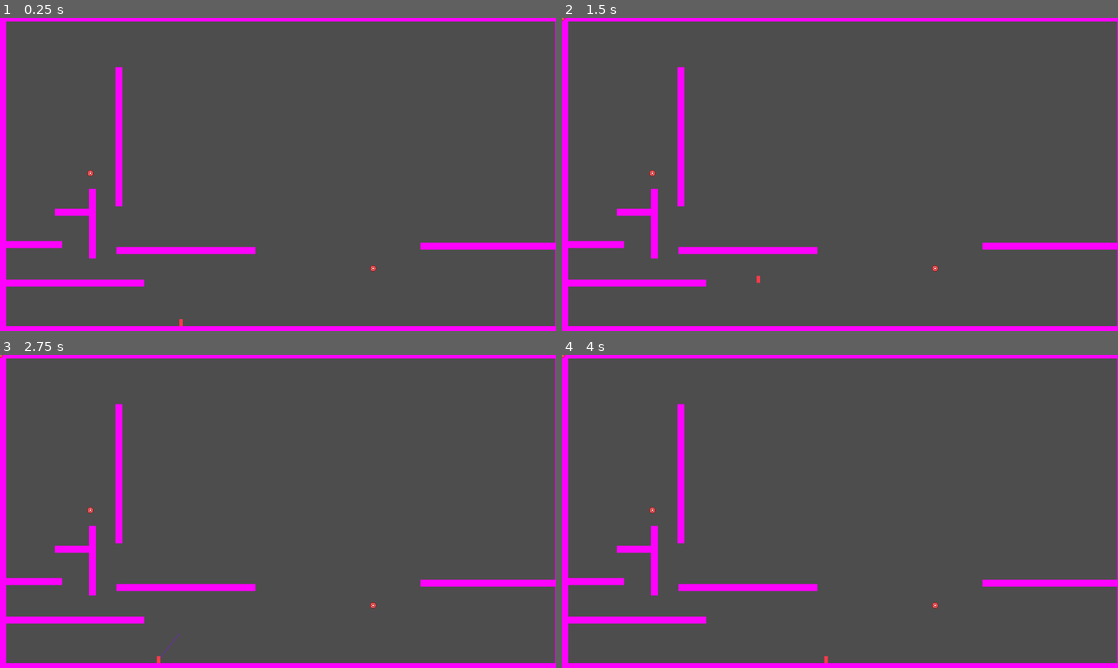
Above: before the commit, frames 1-4 (two rows, left to right).
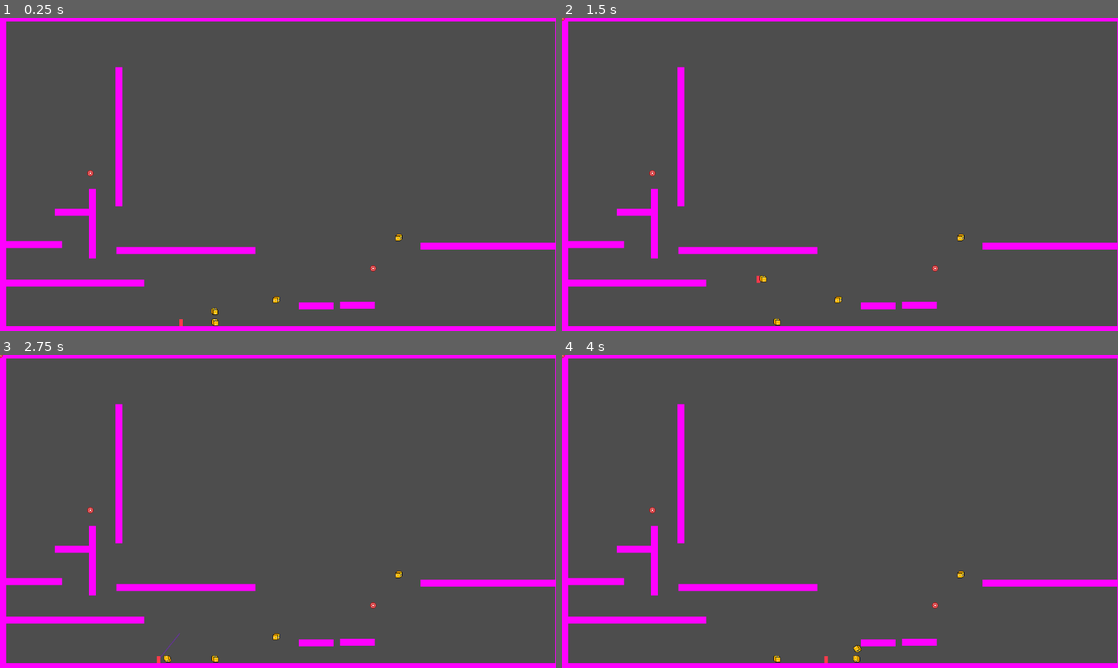
Above: after the commit, the same moments.

Repository: jelmersnippe/punching-game
Game: Godot game, scene res://main.tscn
The game is run twice, just before and just after one commit, with the same random seed, the same clock (stepped at 60 frames per second) and the same inputs.
Inputs (mouse positions are in pixels of both pictures, inside the frame that each line leads up to):
- Up to frame 1 (0.25 s): no input
- Up to frame 2 (1.5 s): tap Enter at 0.5 s; move the mouse to (962, 158) at 0.52 s; hold Space (charge) 0.53-1.28 s; hold D (move_right) from 0.53 s (still down); move the mouse to (728, 190) at 1.27 s; tap Space (charge) at 1.35 s
- Up to frame 3 (2.75 s): tap Enter at 2 s; move the mouse to (333, 442) at 2.02 s; release D (move_right) at 2.03 s; hold A (move_left) from 2.03 s (still down); hold Space (charge) from 2.03 s (still down)
- Up to frame 4 (4 s): move the mouse to (812, 574) at 2.77 s; release A (move_left) at 2.78 s; release Space (charge) at 2.78 s; hold D (move_right) from 2.78 s (still down); tap Space (charge) at 2.85, 3.5 s; move the mouse to (1006, 558) at 3.52 s; hold Space (charge) from 3.53 s (still down)

The runs differ from the first frame. In frame 1, 0.4% of the frame differs, in the area x 38-73%, y 69-99%; in frame 2, 0.4%; in frame 3, 0.4%; in frame 4, 0.4%.

Commit message:
Add punchable objects

Diff:
--- /dev/null
+++ b/box.tscn
@@ -0,0 +1,18 @@
+[gd_scene load_steps=3 format=3 uid="uid://cj66ybj40h7im"]
+
+[ext_resource type="Texture2D" uid="uid://etc7cw3txllm" path="res://box.png" id="1_7qh0y"]
+
+[sub_resource type="RectangleShape2D" id="RectangleShape2D_5cipo"]
+size = Vector2(48, 48)
+
+[node name="Box" type="RigidBody2D"]
+collision_layer = 4
+collision_mask = 6
+gravity_scale = 0.6
+
+[node name="CollisionShape2D" type="CollisionShape2D" parent="."]
+shape = SubResource("RectangleShape2D_5cipo")
+
+[node name="Sprite2D" type="Sprite2D" parent="."]
+scale = Vector2(3, 3)
+texture = ExtResource("1_7qh0y")
--- a/floor.tscn
+++ b/floor.tscn
@@ -9,6 +9,8 @@
 [node name="Floor" type="StaticBody2D"]
 position = Vector2(635, 710)
 scale = Vector2(100, 1)
+collision_layer = 2
+collision_mask = 0
 
 [node name="CollisionShape2D" type="CollisionShape2D" parent="."]
 shape = SubResource("RectangleShape2D_px6w6")
--- /dev/null
+++ b/gravityless_punchable.tscn
@@ -0,0 +1,26 @@
+[gd_scene load_steps=4 format=3 uid="uid://dr72oscm7l8km"]
+
+[ext_resource type="Texture2D" uid="uid://etc7cw3txllm" path="res://box.png" id="1_crk12"]
+
+[sub_resource type="RectangleShape2D" id="RectangleShape2D_jl1k0"]
+
+[sub_resource type="RectangleShape2D" id="RectangleShape2D_wdpfr"]
+
+[node name="GravitylessPunchable" type="RigidBody2D"]
+collision_layer = 4
+collision_mask = 6
+gravity_scale = 0.0
+
+[node name="CollisionShape2D" type="CollisionShape2D" parent="."]
+shape = SubResource("RectangleShape2D_jl1k0")
+
+[node name="Area2D" type="Area2D" parent="."]
+collision_layer = 4
+collision_mask = 0
+
+[node name="CollisionShape2D" type="CollisionShape2D" parent="Area2D"]
+shape = SubResource("RectangleShape2D_wdpfr")
+
+[node name="Sprite2D" type="Sprite2D" parent="."]
+rotation = 1.5708
+texture = ExtResource("1_crk12")
--- a/main.tscn
+++ b/main.tscn
@@ -1,9 +1,11 @@
-[gd_scene load_steps=5 format=3 uid="uid://brqk2ou1f2rle"]
+[gd_scene load_steps=7 format=3 uid="uid://brqk2ou1f2rle"]
 
 [ext_resource type="Script" path="res://main.gd" id="1_18lnb"]
 [ext_resource type="PackedScene" uid="uid://diye237awnyll" path="res://player.tscn" id="1_hjuks"]
 [ext_resource type="PackedScene" uid="uid://dfwr5yu5es00s" path="res://target.tscn" id="2_n3bh1"]
 [ext_resource type="PackedScene" uid="uid://xfxsbmeqx7m0" path="res://floor.tscn" id="2_rnkv0"]
+[ext_resource type="PackedScene" uid="uid://cdrngn6eu31ii" path="res://punchable.tscn" id="5_c0eku"]
+[ext_resource type="PackedScene" uid="uid://dr72oscm7l8km" path="res://gravityless_punchable.tscn" id="6_3eqqx"]
 
 [node name="Main" type="Node2D"]
 script = ExtResource("1_18lnb")
@@ -66,4 +68,24 @@
 position = Vector2(166, 447)
 scale = Vector2(5, 1)
 
+[node name="Floor12" parent="." instance=ExtResource("2_rnkv0")]
+position = Vector2(728, 662)
+scale = Vector2(5, 1)
+
+[node name="Floor13" parent="." instance=ExtResource("2_rnkv0")]
+position = Vector2(823, 661)
+scale = Vector2(5, 1)
+
+[node name="Punchable" parent="." instance=ExtResource("5_c0eku")]
+position = Vector2(494, 647)
+
+[node name="Punchable2" parent="." instance=ExtResource("5_c0eku")]
+position = Vector2(495, 676)
+
+[node name="GravitylessPunchable" parent="." instance=ExtResource("6_3eqqx")]
+position = Vector2(918, 505)
+
+[node name="GravitylessPunchable2" parent="." instance=ExtResource("6_3eqqx")]
+position = Vector2(636, 648)
+
 [connection signal="just_landed" from="Player" to="." method="_on_player_just_landed"]
--- a/player.gd
+++ b/player.gd
@@ -8,6 +8,7 @@
 @export var MAX_CHARGE = 600
 @export var AIR_TIME = 0.2
 @export var AIR_HOLD_GRACE_TIME = 0.2
+@export var PUSH_FORCE = 100
 
 var CHARGE_SPEED = MAX_CHARGE / TIME_TO_MAX_CHARGE
 
@@ -116,3 +117,7 @@
 	if area.is_in_group("target"):
 		area.queue_free()
 		available_charges += 1
+	else:
+		if remaining_air_time > 0:
+			print("yes")
+			area.get_parent().apply_central_impulse(velocity)
--- a/player.tscn
+++ b/player.tscn
@@ -11,12 +11,14 @@
 
 [node name="Player" type="CharacterBody2D"]
 position = Vector2(107, 218)
+collision_mask = 2
 script = ExtResource("1_4gvax")
 
 [node name="Sprite2D" type="Sprite2D" parent="."]
 texture = ExtResource("1_m560u")
 
 [node name="PunchArea" type="Area2D" parent="."]
+collision_mask = 12
 
 [node name="CollisionShape2D" type="CollisionShape2D" parent="PunchArea"]
 shape = SubResource("RectangleShape2D_osncu")
--- a/project.godot
+++ b/project.godot
@@ -44,6 +44,13 @@
 ]
 }
 
+[layer_names]
+
+2d_physics/layer_1="player"
+2d_physics/layer_2="world"
+2d_physics/layer_3="items"
+2d_physics/layer_4="enemies"
+
 [rendering]
 
 textures/canvas_textures/default_texture_filter=0
--- /dev/null
+++ b/punchable.tscn
@@ -0,0 +1,24 @@
+[gd_scene load_steps=4 format=3 uid="uid://cdrngn6eu31ii"]
+
+[ext_resource type="Texture2D" uid="uid://etc7cw3txllm" path="res://box.png" id="1_m8yt8"]
+
+[sub_resource type="RectangleShape2D" id="RectangleShape2D_jl1k0"]
+
+[sub_resource type="RectangleShape2D" id="RectangleShape2D_wdpfr"]
+
+[node name="Punchable" type="RigidBody2D"]
+collision_layer = 4
+collision_mask = 6
+
+[node name="CollisionShape2D" type="CollisionShape2D" parent="."]
+shape = SubResource("RectangleShape2D_jl1k0")
+
+[node name="Area2D" type="Area2D" parent="."]
+collision_layer = 4
+collision_mask = 0
+
+[node name="CollisionShape2D" type="CollisionShape2D" parent="Area2D"]
+shape = SubResource("RectangleShape2D_wdpfr")
+
+[node name="Sprite2D" type="Sprite2D" parent="."]
+texture = ExtResource("1_m8yt8")
--- a/target.tscn
+++ b/target.tscn
@@ -6,6 +6,8 @@
 radius = 8.0
 
 [node name="Target" type="Area2D" groups=["target"]]
+collision_layer = 4
+collision_mask = 0
 
 [node name="Sprite2D" type="Sprite2D" parent="." groups=["target"]]
 texture = ExtResource("1_kfmqp")
Binary file added: box.png
Not shown, added: box.png.import
